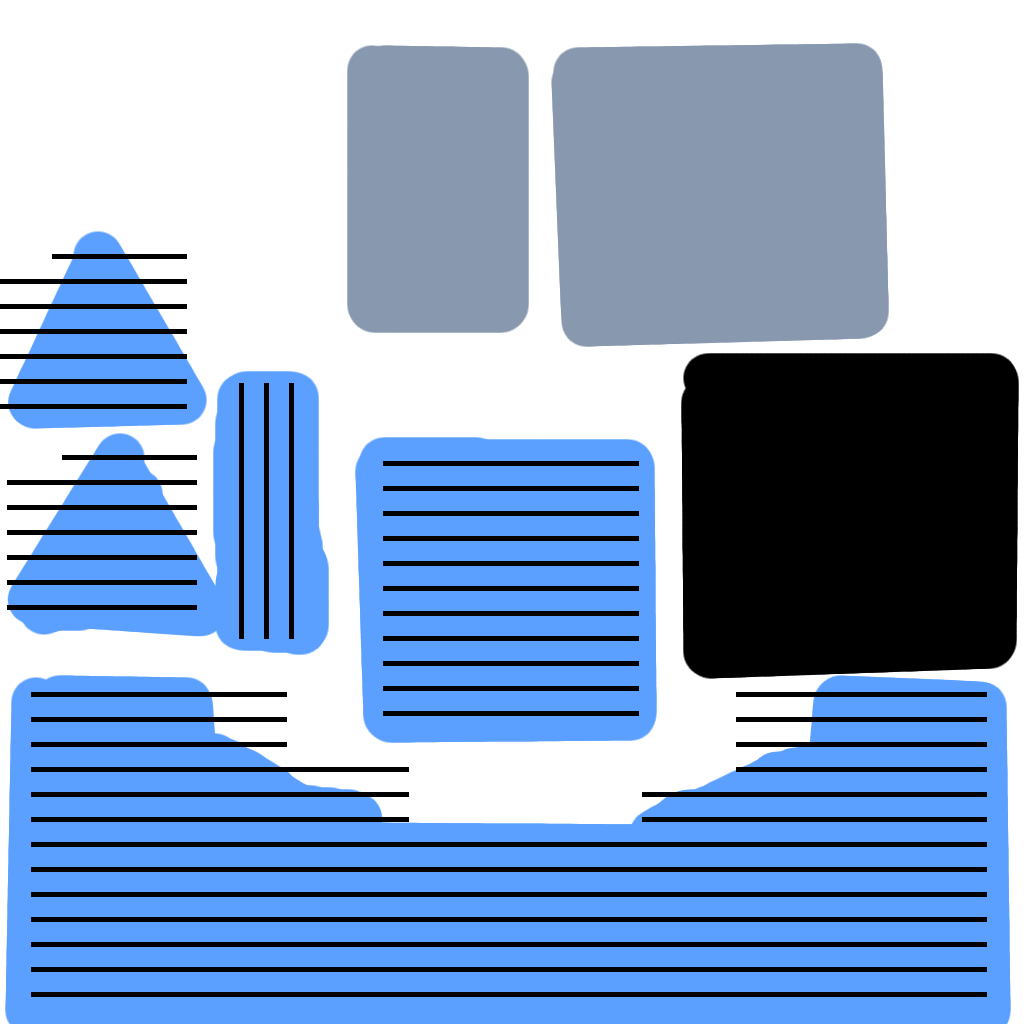
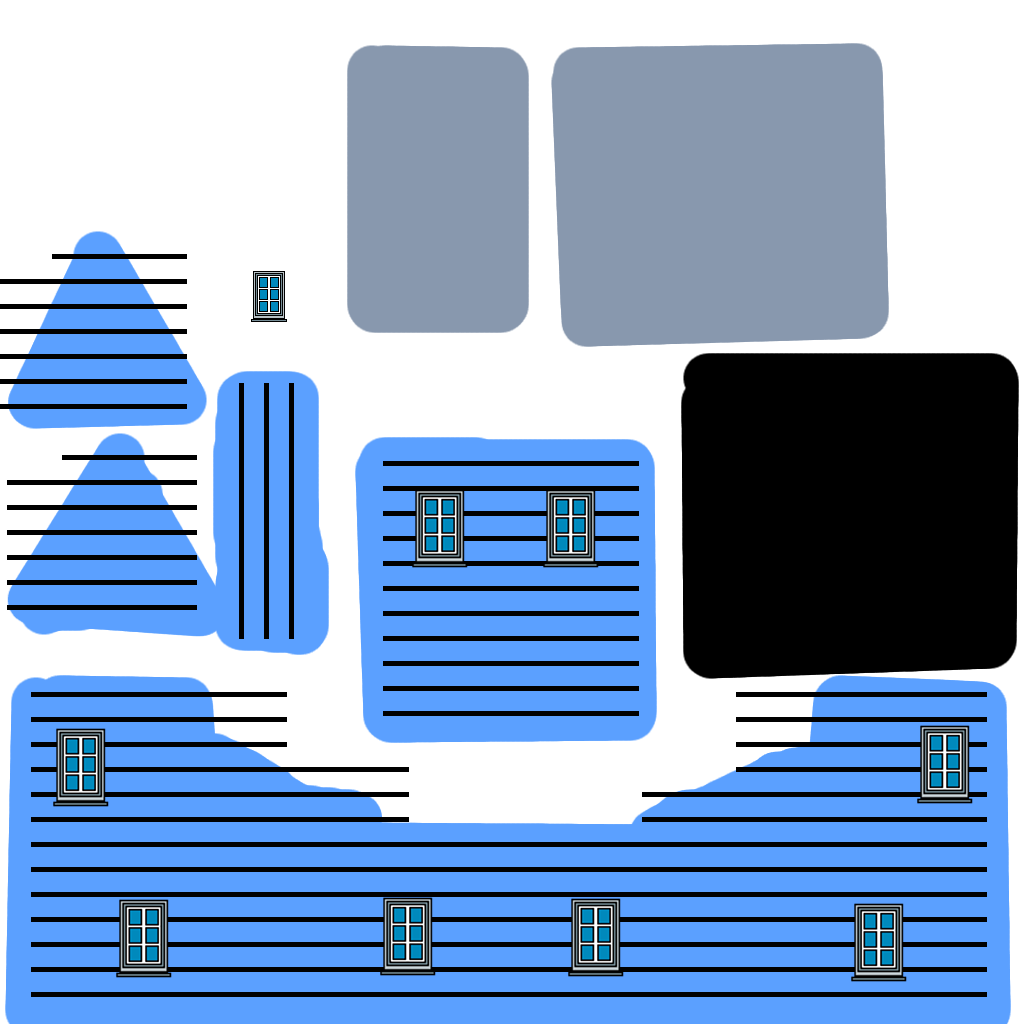
Layer changes from the first 1024x1024 image to the second:
added layer "window" above "windows" over bbox(53, 271, 973, 982)
